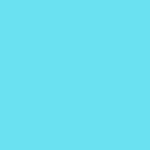
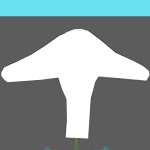
Revision of a layered 150x150 image; what changed, layer by layer:
added layer "Layer 4" above "mushroom" over [left=1, top=28, right=150, bottom=139]
added layer "mushroom" above "Layer 3" over [left=0, top=16, right=150, bottom=150]
